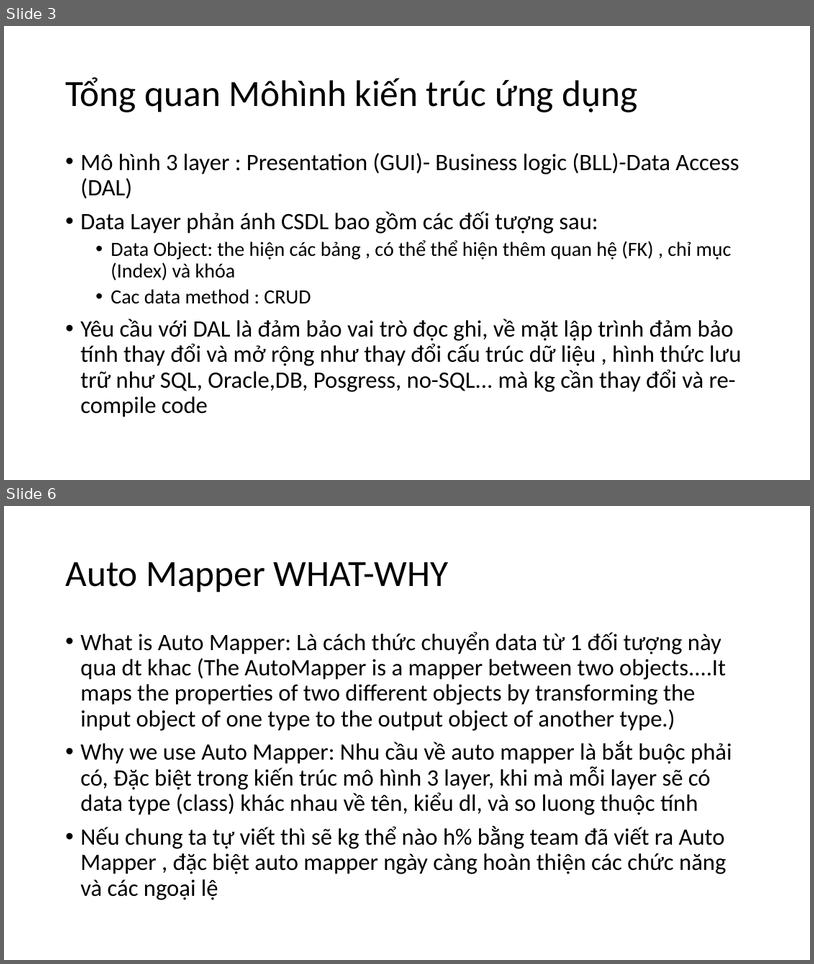
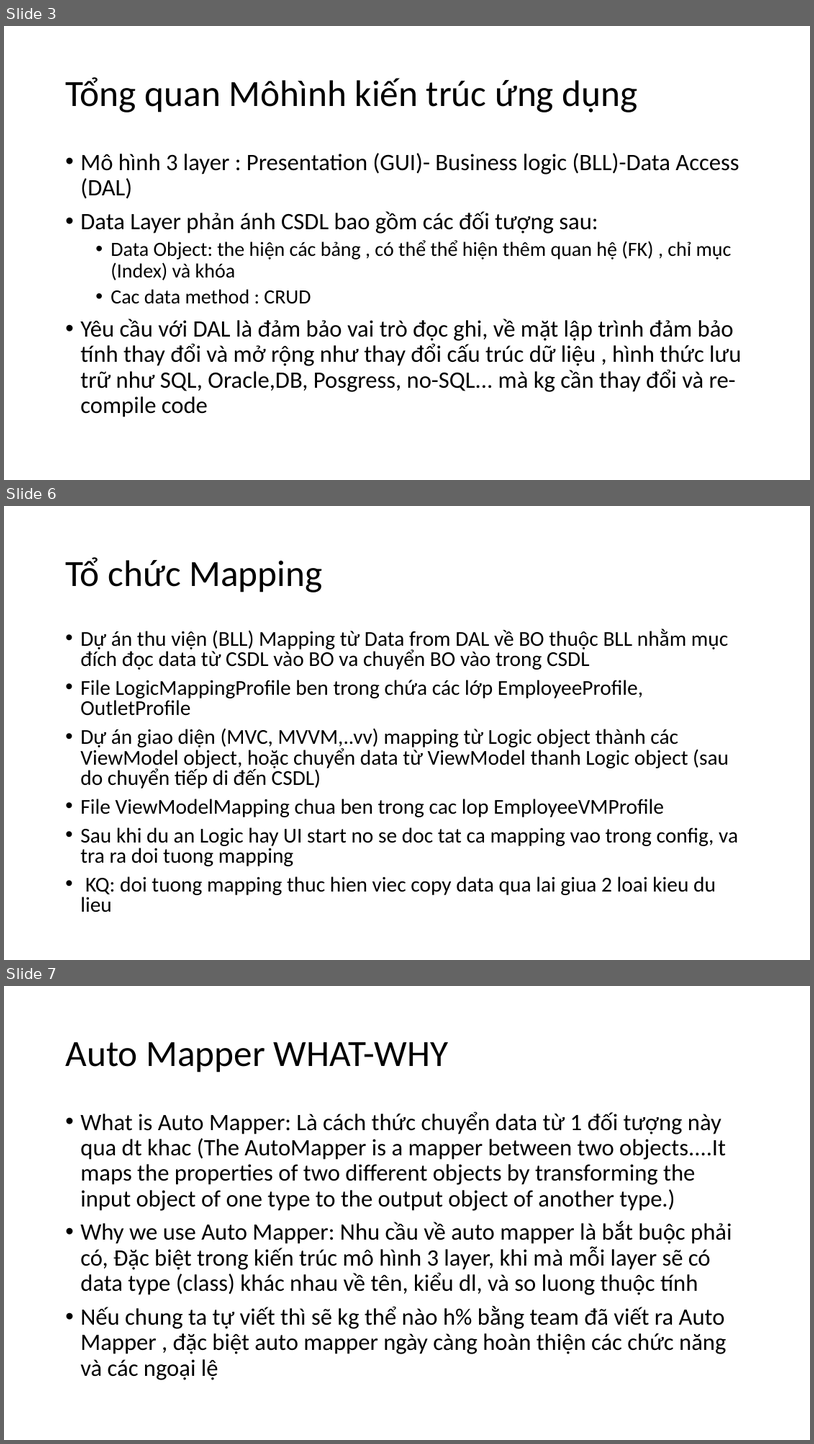
Before and after one commit to lamhongbac/LoggingDemo, a slide deck: WpfStudy/Documents/AutoMapper Tutorial.pptx. Shown one above the other, each under a label of ours: slides 3 and 6 before the commit, slides 3, 6 and 7 after it; the slides between them are not shown. The pictures are 814x964 and 814x1444 pixels, drawn with LibreOffice and Linux fonts; fonts in the diff are those of the drawing. Boxes give left, top, right and bottom in pixels: in the first picture for what was removed or moved away, otherwise in the second. Text is boxed around its words. In the diff, an @@ line names an element or a change of style, - is before the commit and + after.

Commit message:
update AutoMapper profile

```diff
--- a/WpfStudy/Documents/AutoMapper Tutorial.pptx
+++ b/WpfStudy/Documents/AutoMapper Tutorial.pptx
@@ slide 6 added at <box>4,506,810,960</box>, background #FFFFFF @@
@@ title added at <box>65,557,322,592</box>, 44 pt, text #000000 @@
+Tổ chức Mapping
@@ text added at <box>80,628,738,912</box>, 25.2 pt, text #000000 @@
+• Dự án thu viện (BLL) Mapping từ Data from DAL về BO thuộc BLL nhằm mục đích đọc data từ CSDL vào BO va chuyển BO vào trong CSDL
+• File LogicMappingProfile ben trong chứa các lớp EmployeeProfile, OutletProfile
+• Dự án giao diện (MVC, MVVM,..vv) mapping từ Logic object thành các ViewModel object, hoặc chuyển data từ ViewModel thanh Logic object (sau do chuyển tiếp di đến CSDL)
+• File ViewModelMapping chua ben trong cac lop EmployeeVMProfile
+• Sau khi du an Logic hay UI start no se doc tat ca mapping vao trong config, va tra ra doi tuong mapping
+• KQ: doi tuong mapping thuc hien viec copy data qua lai giua 2 loai kieu du lieu
@@ what was slide 6 is now slide 7 @@
```
Also in this commit, not shown: 3 slides changed, 24 other files.
